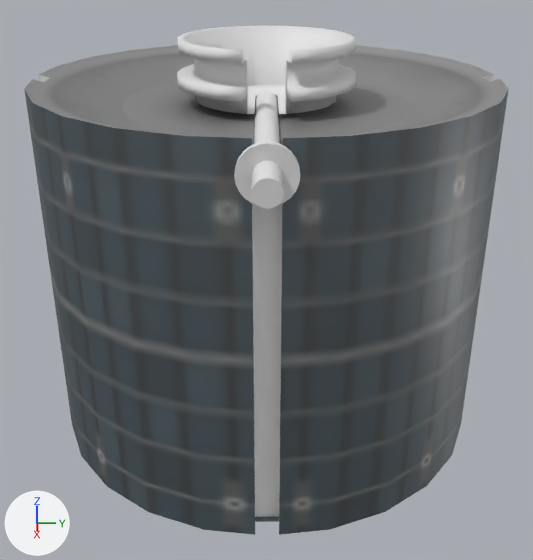
The Blender file Early Bird/EarlyBird.blend: old version first, new version second.
Rendered twice from a 50 mm lens placed at (0.722, -0.002, 0.319), pointed at (0.007, 0.0, -0.03). Lighting does not change. The marker at lower left points along +X, +Y and +Z.

Script lines for the objects in view, before the commit:
```python
me_cylinder_001 = bpy.data.meshes.new('Cylinder.001')
me_cylinder_001.from_pydata(...)  # 280 vertices, 245 faces; spans x -0.082..0.085, y -0.085..0.085, z -0.031..0.026
me_cylinder_001.polygons.foreach_set('use_smooth', [True] * 245)
me_cylinder_003 = bpy.data.meshes.new('Cylinder.003')
me_cylinder_003.from_pydata(...)  # 216 vertices, 194 faces; spans x -0.023..0.023, y -0.023..0.023, z -0.01..0.266
me_cylinder_009 = bpy.data.meshes.new('Cylinder.009')
me_cylinder_009.from_pydata(...)  # 56 vertices, 24 faces; spans x -0.221..0.221, y -0.221..0.221, z -0.183..0.183
me_cylinder_009.materials.append(mat_material)  # picture img_bodyshell_png
me_cylinder_010 = bpy.data.meshes.new('Cylinder.010')
me_cylinder_010.from_pydata(...)  # 54 vertices, 14 faces; spans x -0.221..0.221, y -0.221..0.221, z -0.183..0.183
me_cylinder_011 = bpy.data.meshes.new('Cylinder.011')
me_cylinder_011.from_pydata(...)  # 86 vertices, 38 faces; spans x -0.221..0.221, y -0.221..0.221, z -0.183..0.183
me_cylinder_011.materials.append(mat_material)  # picture img_bodyshell_png
ob_antenna = bpy.data.objects.new('Antenna', me_cylinder_003)
ob_antenna.location = (0.0, 0.0, 0.158)
ob_antenna.rotation_euler = (0.0, 1.57, 0.0)  # degrees (0, 90, 0)
ob_bodyshell = bpy.data.objects.new('BodyShell', me_cylinder_009)
ob_bodyshell.location = (0.0, 0.0, 0.0)
ob_bodytrench = bpy.data.objects.new('BodyTrench', me_cylinder_010)
ob_bodytrench.location = (0.0, 0.0, 0.0)
ob_kegtop = bpy.data.objects.new('KegTop', me_cylinder_001)
ob_kegtop.parent = ob_topouter
ob_kegtop.location = (-0.00278, 0.0, 0.193)
ob_topouter = bpy.data.objects.new('TopOuter', me_cylinder_011)
ob_topouter.location = (0.0, 0.0, 0.0)
# also in view: 'TopInner' at (0.0, 0.0, 0.153)
```
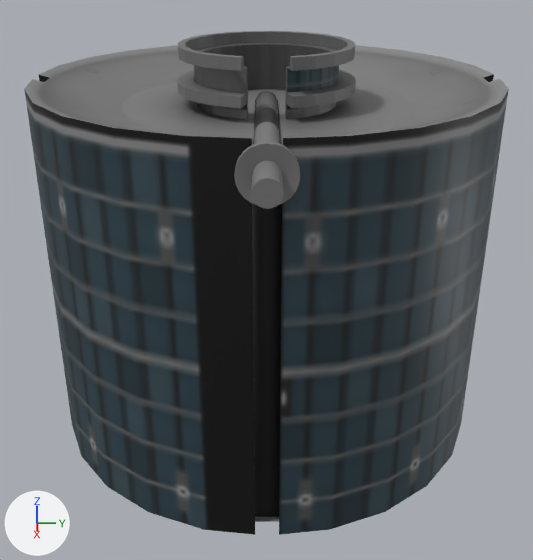
The change, as a diff of the scene's bpy script:
```diff
--- a/Early Bird/EarlyBird.blend.py
+++ b/Early Bird/EarlyBird.blend.py
@@ mat_material_001 @@
+mat_material_001 = principled_material('Material.001')
+mat_material_001.texture = img_bodyshell_png
@@ me_cylinder_003 @@
 me_cylinder_003.from_pydata(...)  # 216 vertices, 194 faces; spans x -0.023..0.023, y -0.023..0.023, z -0.01..0.266
+me_cylinder_003.materials.append(mat_material_001)  # picture img_bodyshell_png
@@ me_cylinder_001 @@
 # used by ob_kegtop; parent = ob_topouter; location = (-0.00278, 0.0, 0.193)
-me_cylinder_001.from_pydata(...)  # 280 vertices, 245 faces; spans x -0.082..0.085, y -0.085..0.085, z -0.031..0.026
+me_cylinder_001.from_pydata(...)  # 445 vertices, 416 faces, 19 loose edges; spans x -0.082..0.085, y -0.085..0.085, z -0.031..0.026
+# me_cylinder_001 part 1: 4 vertices removed from x -0.008..0.069, y -0.011..0.011, z -0.031
+# me_cylinder_001 part 2: 198 faces spanning x -0.082..0.085, y -0.085..0.085, z -0.031..0.026 switch from no material to mat_material_001 (picture img_bodyshell_png)
@@ me_cylinder_009 @@
 me_cylinder_009.from_pydata(...)  # 56 vertices, 24 faces; spans x -0.221..0.221, y -0.221..0.221, z -0.183..0.183
 # used by ob_bodyshell; location = (0.0, 0.0, 0.0)
-me_cylinder_009.materials.append(mat_material)  # picture img_bodyshell_png
+# me_cylinder_009 part 3: texture (UV) coordinates of 24 of 24 faces, centred in x -0.218..0.218, y -0.218..0.218, z 0.0, changed; they spanned u 0.03..0.28, v 0.65..0.96 and now span u 0.02..0.33, v 0.64..0.99
+me_cylinder_009.materials.append(mat_material_001)  # picture img_bodyshell_png
@@ me_cylinder_010 @@
 # used by ob_bodytrench; location = (0.0, 0.0, 0.0)
-me_cylinder_010.from_pydata(...)  # 54 vertices, 14 faces; spans x -0.221..0.221, y -0.221..0.221, z -0.183..0.183
+me_cylinder_010.from_pydata(...)  # 61 vertices, 20 faces, 2 loose edges; spans x -0.221..0.221, y -0.221..0.221, z -0.183..0.183
+# me_cylinder_010 part 4
+# 6 faces are deleted
+# 7 vertices are added at x -0.216..0.011, y -0.216..0.216, z 0.181
+# 2 loose edges are added
+# 12 new faces join them
+# me_cylinder_010 part 5: 8 faces spanning x -0.21..0.221, y -0.21..0.21, z -0.171..0.179 switch from no material to mat_material_001 (picture img_bodyshell_png)
@@ me_cylinder_017 @@
+me_cylinder_017.from_pydata(...)  # 445 vertices, 438 faces; spans x -0.082..0.085, y -0.085..0.085, z -0.031..0.026
+me_cylinder_017.materials.append(mat_material_001)  # picture img_bodyshell_png
@@ ob_kegtop @@
 ob_kegtop.location = (-0.00278, 0.0, 0.193)
+ob_kegtop.hide_viewport = True
@@ ob_kegtop_duplicate @@
+ob_kegtop_duplicate = bpy.data.objects.new('KegTop_duplicate', me_cylinder_017)
+ob_kegtop_duplicate.location = (0.0, 0.0, 0.188)
```

Where the change shows, as pixel boxes [x1, y1, x2, y2] in the pictures (533 x 560 px):
'BodyShell', recoloured, surface changed: [25, 91, 508, 535] in both
'KegTop', hidden: before [177, 25, 356, 114]
'KegTop_duplicate', added: after [177, 31, 356, 119]
'Antenna', recoloured: [234, 91, 300, 209] in both
part 1 of me_cylinder_001, deleted: before [248, 85, 286, 114]
part 2 of me_cylinder_001, recoloured: before [177, 25, 356, 114]
part 3 of me_cylinder_009, surface changed: [24, 89, 509, 535] in both
part 4 of me_cylinder_010, built on: [39, 75, 494, 82] in both
part 5 of me_cylinder_010, recoloured (grey to black): [252, 204, 282, 517] in both
